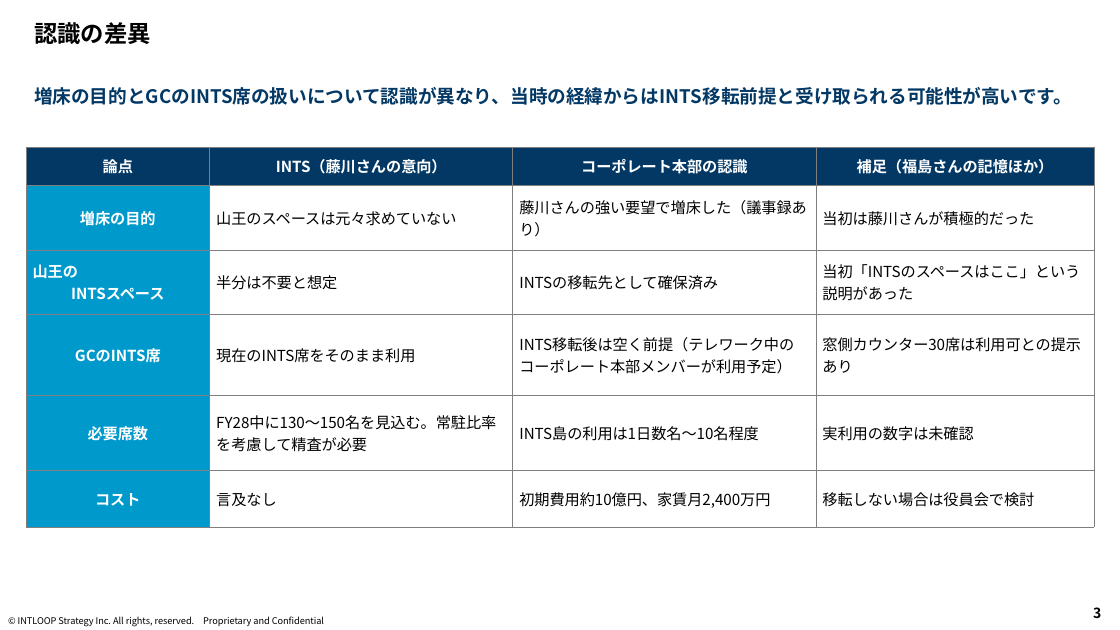
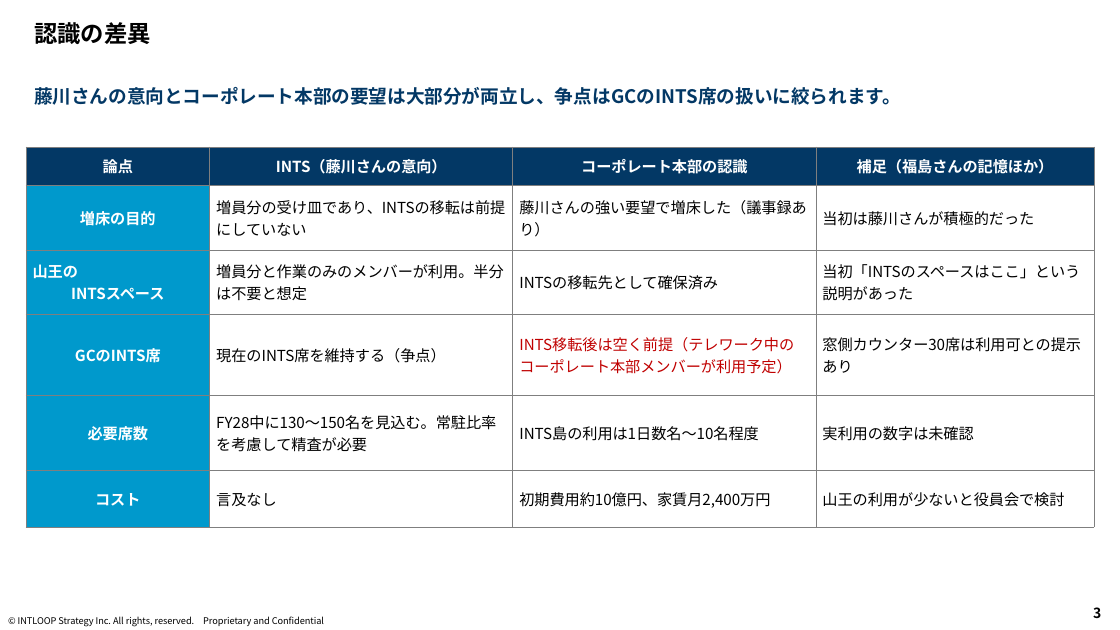
Before and after one commit to mkomko2011/For-AI, a slide deck: slide 3 of output/オフィス利用_現状確認とご相談_藤川さん向け.pptx. Drawn at 1120x630 pixels with LibreOffice and Linux fonts; fonts in the diff are those of the drawing; background and template pictures are left out. Boxes give left, top, right and bottom in pixels: in the first picture for what was removed or moved away, otherwise in the second. Text is boxed around its words. In the diff, an @@ line names an element or a change of style, - is before the commit and + after.

```diff
--- a/output/オフィス利用_現状確認とご相談_藤川さん向け.pptx
+++ b/output/オフィス利用_現状確認とご相談_藤川さん向け.pptx
@@ text at box(34, 87, 901, 105): text changed @@
-増床の目的とGCのINTS席の扱いについて認識が異なり、当時の経緯からはINTS移転前提と受け取られる可能性が高いです。
+藤川さんの意向とコーポレート本部の要望は大部分が両立し、争点はGCのINTS席の扱いに絞られます。
@@ table at box(26, 147, 1095, 528) @@
-row 2, column 2: 山王のスペースは元々求めていない
+row 2, column 2: 増員分の受け皿であり、INTSの移転は前提にしていない
-row 3, column 2: 半分は不要と想定
+row 3, column 2: 増員分と作業のみのメンバーが利用。半分は不要と想定
-row 4, column 2: 現在のINTS席をそのまま利用
+row 4, column 2: 現在のINTS席を維持する（争点）
-row 6, column 4: 移転しない場合は役員会で検討
+row 6, column 4: 山王の利用が少ないと役員会で検討
@@ text colour #000000 to #C00000 in "INTS移転後は空く前提（テレワーク中のコーポレート本部メンバーが利用予定）" @@
```
Also in this commit, not shown: 3 other slides changed.
